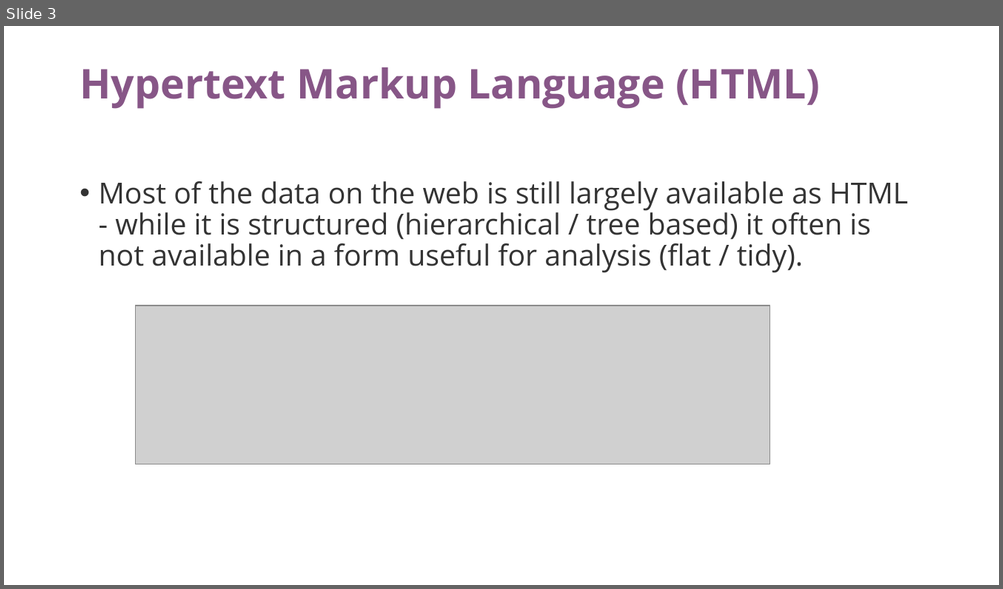
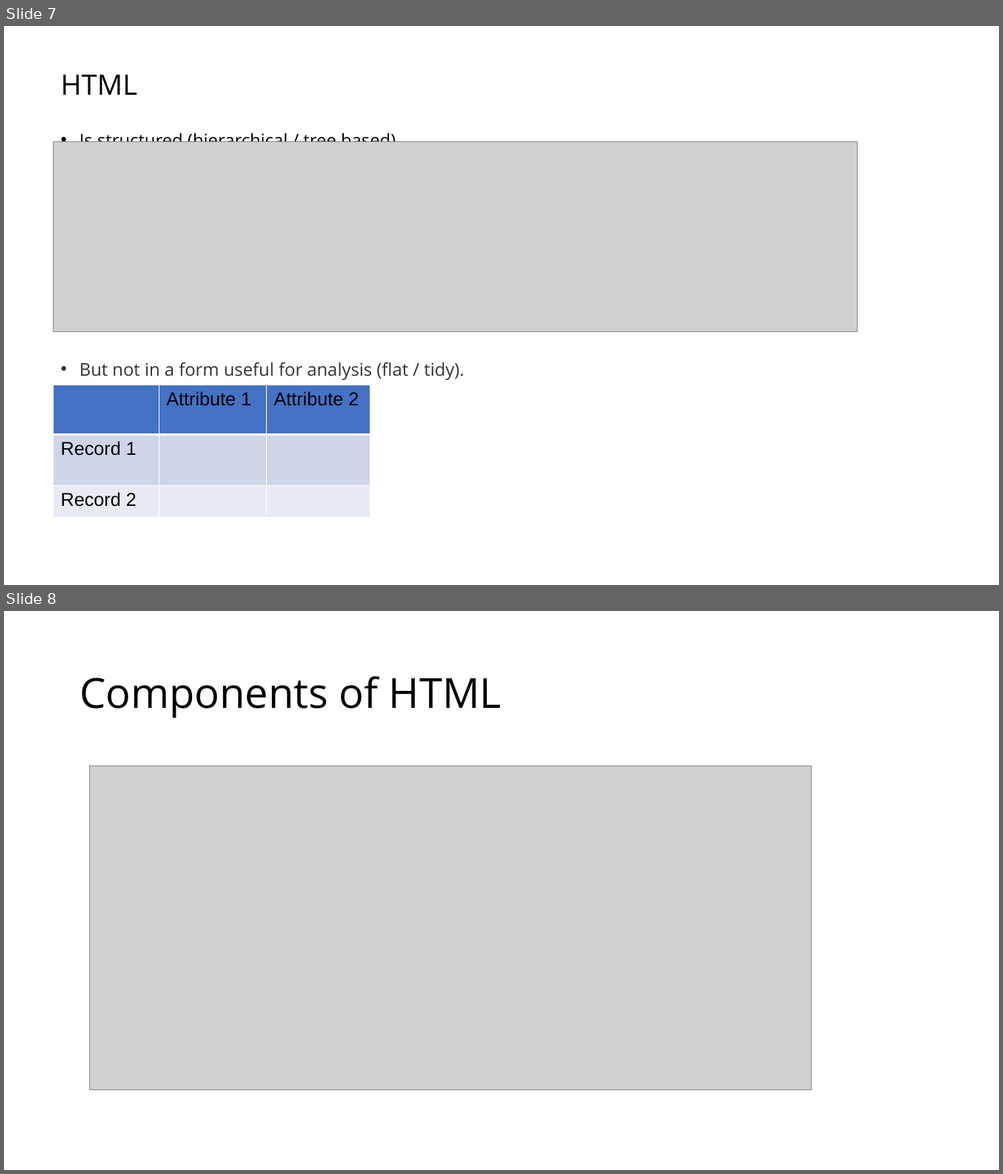
Before and after one commit to IshitaGopal/TRIADS_workshops, a slide deck: intro_to_web_scraping/intro_web_scraping_python.pptx. Shown one above the other, each under a label of ours: slide 3 before the commit, slides 7 and 8 after it. The pictures are 1003x589 and 1003x1174 pixels, drawn with LibreOffice and Linux fonts; fonts in the diff are those of the drawing; grey boxes stand for pictures. Boxes give left, top, right and bottom in pixels: in the first picture for what was removed or moved away, otherwise in the second. Text is boxed around its words. In the diff, an @@ line names an element or a change of style, - is before the commit and + after.

```diff
--- a/intro_to_web_scraping/intro_web_scraping_python.pptx
+++ b/intro_to_web_scraping/intro_web_scraping_python.pptx
@@ slide 8 added at <box>4,611,999,1170</box>, background #FFFFFF @@
@@ title added at <box>79,676,501,718</box>, 40 pt, text #000000 @@
+Components of HTML
@@ picture added at <box>90,766,811,1090</box> @@
@@ what was slide 3 is now slide 7 @@
@@ slide 7 changed as well @@
@@ title removed at <box>79,67,819,109</box> @@
-Hypertext Markup Language (HTML)
@@ text at <box>61,74,464,380</box>: text changed; size 28 to 17 pt @@
-• Most of the data on the web is still largely available as HTML - while it is structured (hierarchical / tree based) it often is not available in a form useful for analysis (flat / tidy).
+HTML
+• Is structured (hierarchical / tree based)
+• But not in a form useful for analysis (flat / tidy).
@@ picture: place and size @@
-picture at <box>135,306,769,465</box>
+picture at <box>54,141,856,332</box>
@@ table added at <box>54,386,370,520</box>, 3 rows, 3 columns @@
+ | Attribute 1 | Attribute 2
+Record 1 |  | 
+Record 2 |  | 
```
Also in this commit, not shown: 3 other slides changed, 9 other slides added, 3 slides removed, 26 other files.
